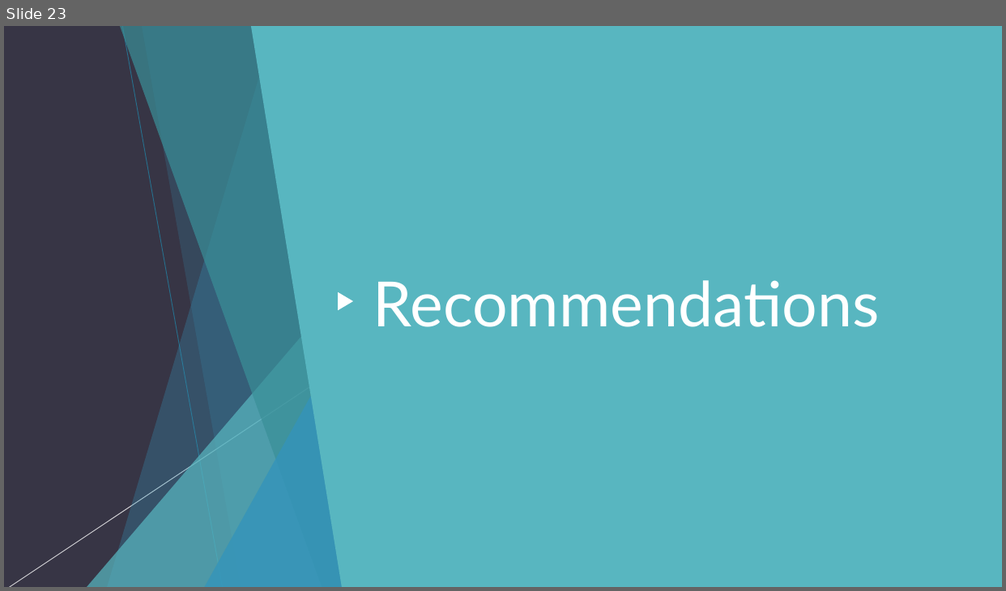
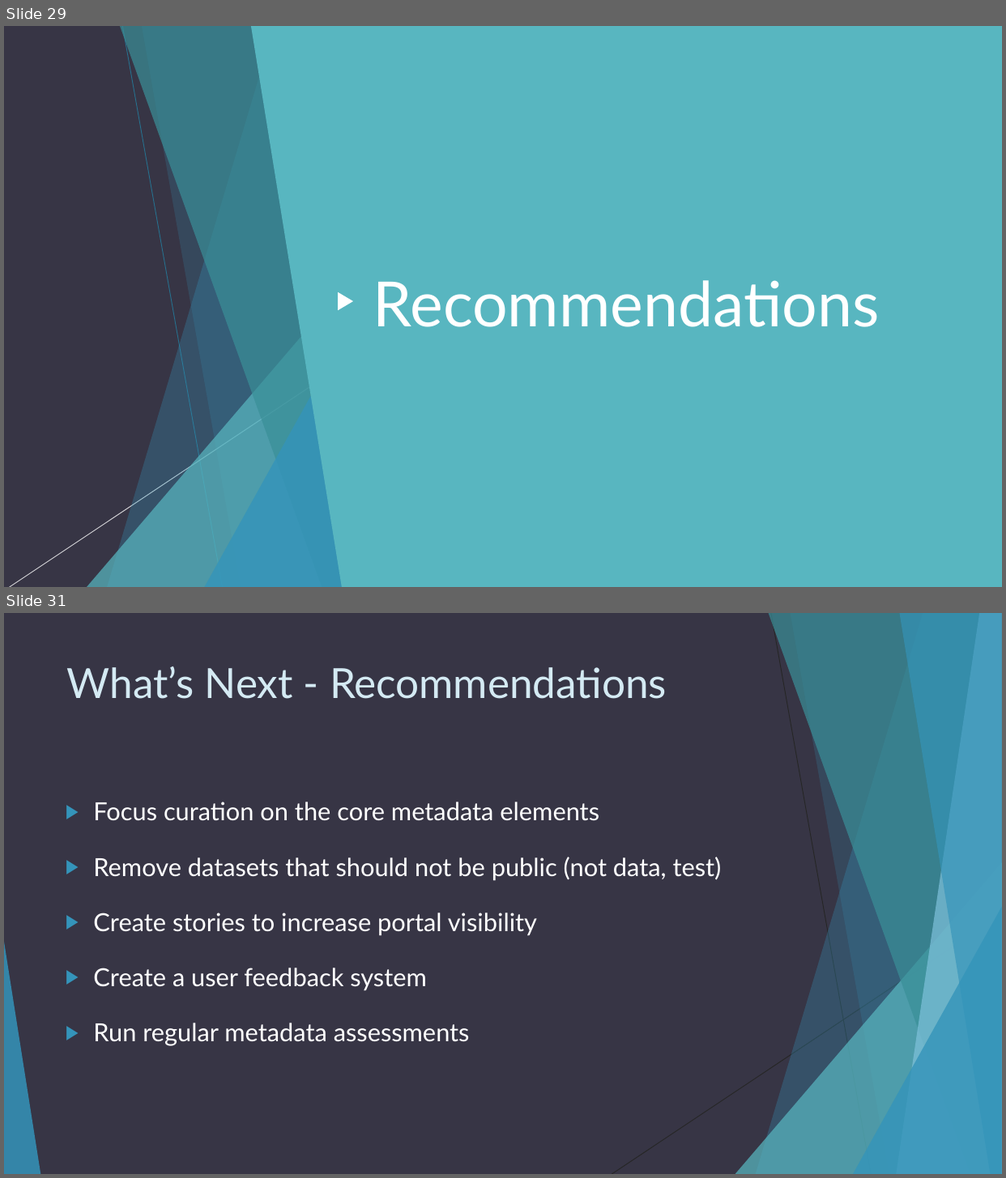
Before and after one commit to OpenDataLiteracy/WSL-AMF, a slide deck: report/Washington State Open Data Portal.pptx. Shown one above the other, each under a label of ours: slide 23 before the commit, slides 29 and 31 after it; the slides between them are not shown. The pictures are 1006x591 and 1006x1178 pixels, drawn with LibreOffice and Linux fonts; fonts in the diff are those of the drawing. Boxes give left, top, right and bottom in pixels: in the first picture for what was removed or moved away, otherwise in the second. Text is boxed around its words. In the diff, an @@ line names an element or a change of style, - is before the commit and + after.

```diff
--- a/report/Washington State Open Data Portal.pptx
+++ b/report/Washington State Open Data Portal.pptx
@@ slide 31 added at [4,613,1002,1174], background #373545; not listed: 8 template elements that a slide beside it also shows @@
@@ line added from (771, 613) to (871, 1174), #262626 0.75 pt @@
@@ title added at [67,666,667,699], 40 pt, text #D4EAF3 @@
+What’s Next - Recommendations
@@ text added at [93,802,722,1046], 24 pt, text #FFFFFF @@
+▶ Focus curation on the core metadata elements
+▶ Remove datasets that should not be public (not data, test)
+▶ Create stories to increase portal visibility
+▶ Create a user feedback system
+▶ Run regular metadata assessments
@@ line added from (1002, 914) to (612, 1174), #262626 0.75 pt @@
@@ what was slide 23 is now slide 29 @@
```
Also in this commit, not shown: 9 slides changed, 17 other slides added, 12 slides removed, 1 other file.
